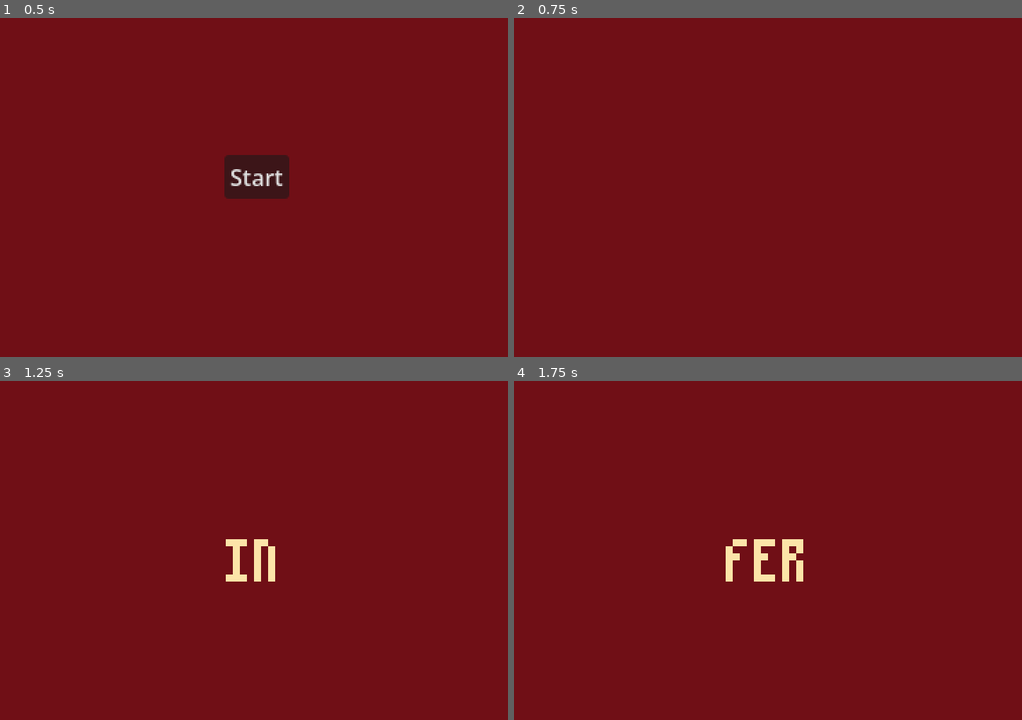
Above: before the commit, frames 1-4 (two rows, left to right).
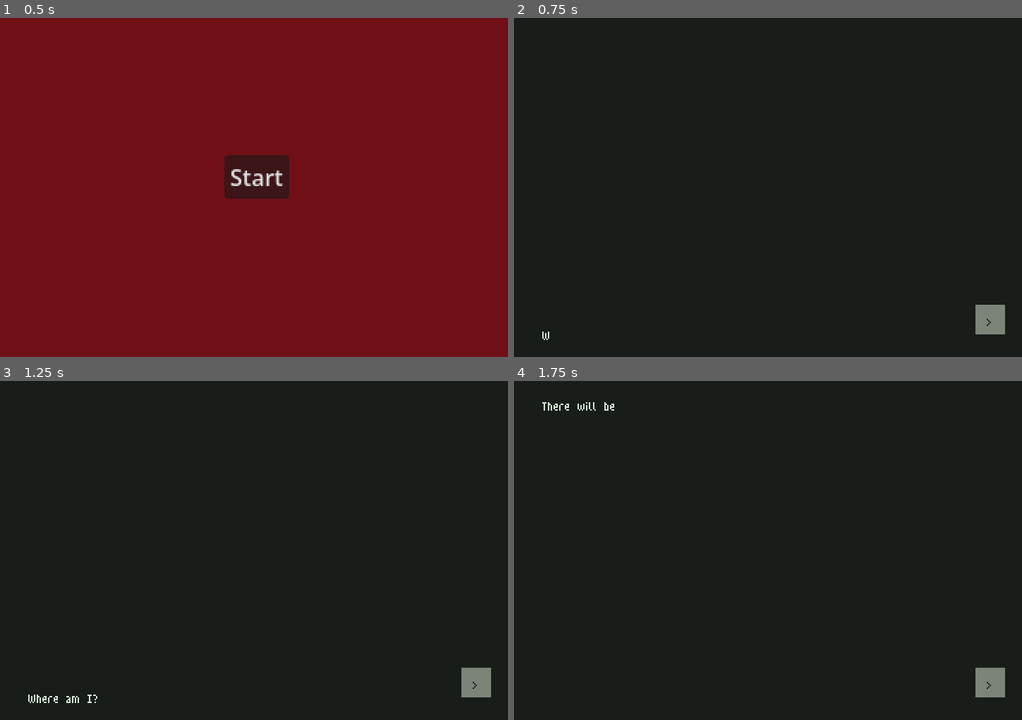
Above: after the commit, the same moments.

Repository: LawrenceHollom/godot-inferno
Game: Godot game, scene res://scenes/toplevel/main_menu.tscn
The game is run twice, just before and just after one commit, with the same random seed, the same clock (stepped at 60 frames per second) and the same inputs.
Inputs (mouse positions are in pixels of both pictures, inside the frame that each line leads up to):
- Up to frame 1 (0.5 s): no input
- Up to frame 2 (0.75 s): click "Start" at 0.5 s
- Up to frame 3 (1.25 s): no input
- Up to frame 4 (1.75 s): click (991, 682) at 1.25 s, where only the run after the commit has a clickable ">"

Frame 1 is identical in both runs. In frame 2, 100% of the frame differs, in the area x 0-100%, y 0-100%; in frame 3, 100%; in frame 4, 100%.

Commit message:
Better visuals

Diff:
--- a/assets/data/presentations.json
+++ b/assets/data/presentations.json
@@ -20,7 +20,7 @@
       {
         "type": "text",
         "position": "bottom",
-        "text": "What?."
+        "text": "What?"
       },
       {
         "type": "text",
--- a/scenes/babel/babel_room.gd
+++ b/scenes/babel/babel_room.gd
@@ -25,10 +25,10 @@
 			return special_book
 	return null
 
-func get_offset_for_room_move(door: int) -> Vector2:
+func get_offset_for_room_move(door: int, last_forward_door: int) -> Vector2:
 	match door:
 		0:
-			return Vector2(0, Y_OFF)
+			return Vector2((2 - last_forward_door) * X_OFF, Y_OFF)
 		1:
 			return Vector2(-X_OFF, -Y_OFF)
 		2:
@@ -37,18 +37,18 @@
 			return Vector2(X_OFF, -Y_OFF)
 	return Vector2(99, 99)
 
-func slerp_in(door: int) -> void:
-	position = get_offset_for_room_move(door)
+func slerp_in(door: int, entry_door_index: int) -> void:
+	position = get_offset_for_room_move(door, entry_door_index)
 	visible = true
 	var tween := create_tween()
 	tween.tween_property(self, "position", Vector2.ZERO, MOVE_DURATION)
 	tween.tween_callback(move_finished.emit)
 
 
-func slerp_out(door: int) -> void:
+func slerp_out(door: int, entry_door_index: int) -> void:
 	position = Vector2.ZERO
 	visible = true
-	var target: Vector2 = -get_offset_for_room_move(door)
+	var target: Vector2 = -get_offset_for_room_move(door, entry_door_index)
 	var tween := create_tween()
 	tween.tween_property(self, "position", target, MOVE_DURATION)
 	tween.tween_property(self, "visible", false, 0)
--- a/scenes/toplevel/babel.gd
+++ b/scenes/toplevel/babel.gd
@@ -4,6 +4,8 @@
 
 @export var player: Player
 @export var fire: Fire
+
+@export var arrow: Node2D
 
 @export var room1: BabelRoom
 @export var room2: BabelRoom
@@ -22,6 +24,7 @@
 @export var room_name_labels: Array[Label]
 
 var entry_door_index: int = 0
+var last_forward_door: int = 0
 
 var active_room: BabelRoom
 var inactive_room: BabelRoom
@@ -69,6 +72,7 @@
 
 func _on_player_moved_to(pos: Vector2i) -> void:
 	time_left -= 1
+	arrow.rotation = -2.0 * PI * (time_left as float) / 100.0
 	timer_label.text = str(time_left)
 	var intensity: float = 1.0 - (time_left as float / GlobalState.BABEL_LIFETIME as float)
 	fire.set_intensity(intensity)
@@ -79,8 +83,11 @@
 		move_room(2)
 	elif pos == door_pos[2]:
 		move_room(3)
-	elif pos == back_door_pos and len(room_id) >= 1:
-		move_room(0)
+	elif pos == back_door_pos:
+		if len(room_id) >= 1:
+			move_room(0)
+		else:
+			GlobalState.set_help_text("You cannot walk out into the blaze")
 
 	if time_left == 0:
 		player.is_running = false
@@ -93,14 +100,16 @@
 	player.is_running = false
 	player.visible = false
 	var code: String = get_room_code()
-	var next_room: String = code + str((door_index + GlobalState.DECODER[len(code)]) % 3)
-	if next_room == EXIT_ROOM:
-		GlobalState.on_babel_win()
-		return
+	if door_index >= 1:
+		last_forward_door = door_index
+		var next_room: String = code + str((door_index + GlobalState.DECODER[len(code)]) % 3)
+		if next_room == EXIT_ROOM:
+			GlobalState.on_babel_win()
+			return
 	for label in room_name_labels:
 		label.text = ""
-	active_room.slerp_out(door_index)
-	inactive_room.slerp_in(door_index)
+	active_room.slerp_out(door_index, last_forward_door)
+	inactive_room.slerp_in(door_index, last_forward_door)
 	await active_room.move_finished
 
 	var tmp: BabelRoom = active_room
--- a/scenes/toplevel/babel.tscn
+++ b/scenes/toplevel/babel.tscn
@@ -6,6 +6,7 @@
 [ext_resource type="Texture2D" uid="uid://b2grhii80oh75" path="res://assets/backgrounds/circles.png" id="3_sd3s0"]
 [ext_resource type="PackedScene" uid="uid://cox4jr6eiq0x2" path="res://scenes/game/room_layout.tscn" id="3_u2dd0"]
 [ext_resource type="PackedScene" uid="uid://bt5g7f5qviv6i" path="res://scenes/babel/babel_room.tscn" id="3_vc7bp"]
+[ext_resource type="Texture2D" uid="uid://deapkbnyfwnfl" path="res://assets/game/arrow.png" id="4_dg2av"]
 [ext_resource type="Texture2D" uid="uid://dyo1dfv0mxgks" path="res://assets/dev/room_tileset.png" id="5_0d36k"]
 [ext_resource type="PackedScene" uid="uid://cxmegvdrwvi8j" path="res://scenes/babel/book_overlay.tscn" id="7_qankl"]
 [ext_resource type="PackedScene" uid="uid://bjjk1m4qwqitu" path="res://scenes/presentation/fire.tscn" id="8_01qhj"]
@@ -44,7 +45,7 @@
 shader_parameter/noise_large = SubResource("NoiseTexture2D_01qhj")
 shader_parameter/noise_small = SubResource("NoiseTexture2D_sd3s0")
 
-[node name="Babel" type="Control" unique_id=1198128655 node_paths=PackedStringArray("player", "fire", "room1", "room2", "room_name_label", "timer_label", "book_overlay", "particles", "room_name_labels")]
+[node name="Babel" type="Control" unique_id=1198128655 node_paths=PackedStringArray("player", "fire", "arrow", "room1", "room2", "room_name_label", "timer_label", "book_overlay", "particles", "room_name_labels")]
 layout_mode = 3
 anchors_preset = 15
 anchor_right = 1.0
@@ -55,6 +56,7 @@
 script = ExtResource("1_yrew0")
 player = NodePath("Player")
 fire = NodePath("Fire")
+arrow = NodePath("Arrow")
 room1 = NodePath("BabelRoom1")
 room2 = NodePath("BabelRoom2")
 room_name_label = NodePath("RoomNameDebug")
@@ -74,10 +76,19 @@
 grow_vertical = 2
 texture = ExtResource("3_sd3s0")
 
+[node name="Arrow" type="Node2D" parent="." unique_id=124120436]
+position = Vector2(180, 120)
+
+[node name="Sprite2D" type="Sprite2D" parent="Arrow" unique_id=777663001]
+position = Vector2(0, -60)
+texture = ExtResource("4_dg2av")
+
 [node name="BabelRoom1" parent="." unique_id=1779074826 instance=ExtResource("3_vc7bp")]
+visible = false
 layout_mode = 1
 
 [node name="BabelRoom2" parent="." unique_id=143869391 instance=ExtResource("3_vc7bp")]
+visible = false
 layout_mode = 1
 offset_top = -144.0
 offset_bottom = -144.0
@@ -200,8 +211,8 @@
 offset_bottom = 0.0
 grow_horizontal = 2
 grow_vertical = 0
-theme_override_colors/font_outline_color = Color(0.4392157, 0.05882353, 0.08627451, 1)
-theme_override_constants/outline_size = 2
+theme_override_colors/font_outline_color = Color(0.44, 0.057199996, 0.08271998, 1)
+theme_override_constants/outline_size = 4
 
 [connection signal="interacted_with" from="Player" to="." method="_on_player_interacted_with"]
 [connection signal="moved_to" from="Player" to="." method="_on_player_moved_to"]
--- a/scenes/toplevel/transition.gd
+++ b/scenes/toplevel/transition.gd
@@ -9,7 +9,7 @@
 @export var tree: Texture2D
 @export var flower: Texture2D
 
-const ANIMATION_DELAY: float = 0.4
+const ANIMATION_DELAY: float = 0.01
 
 # Called when the node enters the scene tree for the first time.
 func _ready() -> void:
--- a/scenes/ui/help_label.gd
+++ b/scenes/ui/help_label.gd
@@ -4,7 +4,7 @@
 var time_since_text_set: float
 var is_text_displayed: bool
 
-const TEXT_DURATION: float = 1.0
+const TEXT_DURATION: float = 2.0
 
 # Called when the node enters the scene tree for the first time.
 func _ready() -> void:
Binary file added: assets/game/arrow.png
Not shown, added: assets/game/arrow.png.import
Binary file changed: assets/game/books.png
Binary file changed: assets/game/small_books.png
